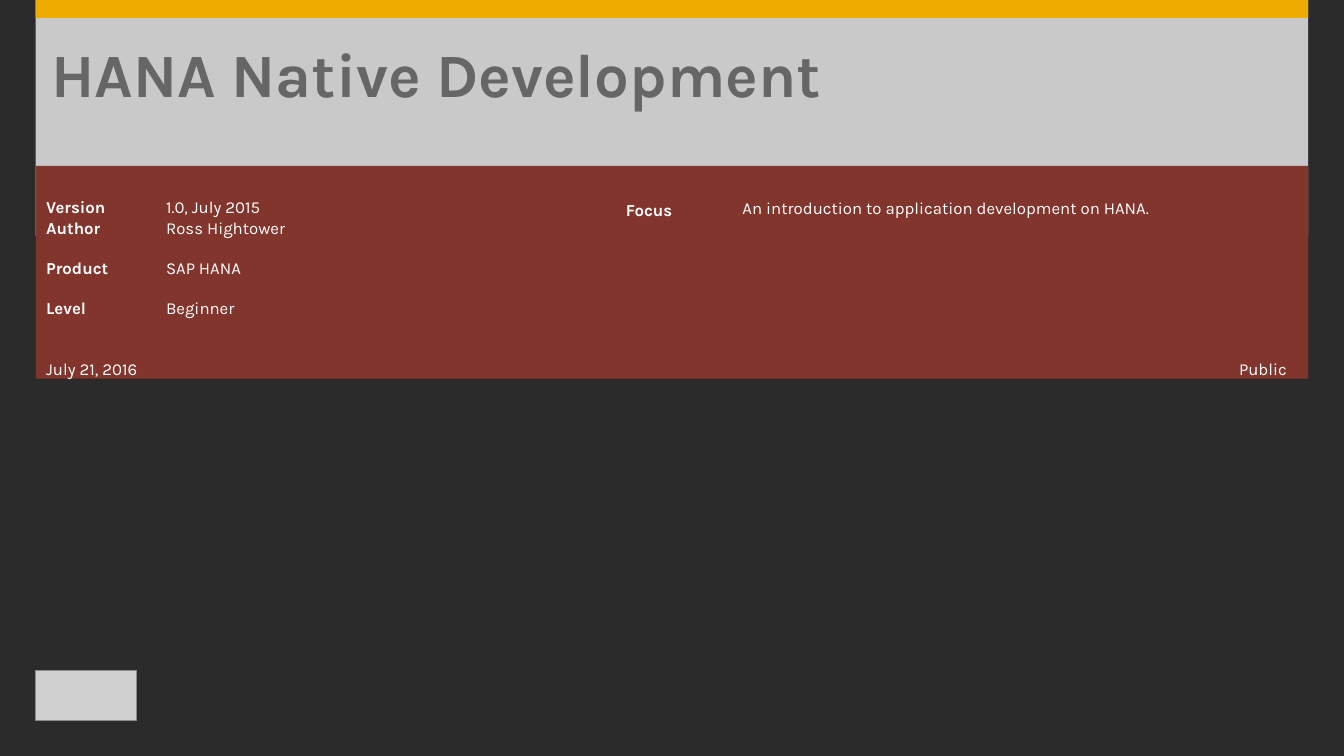
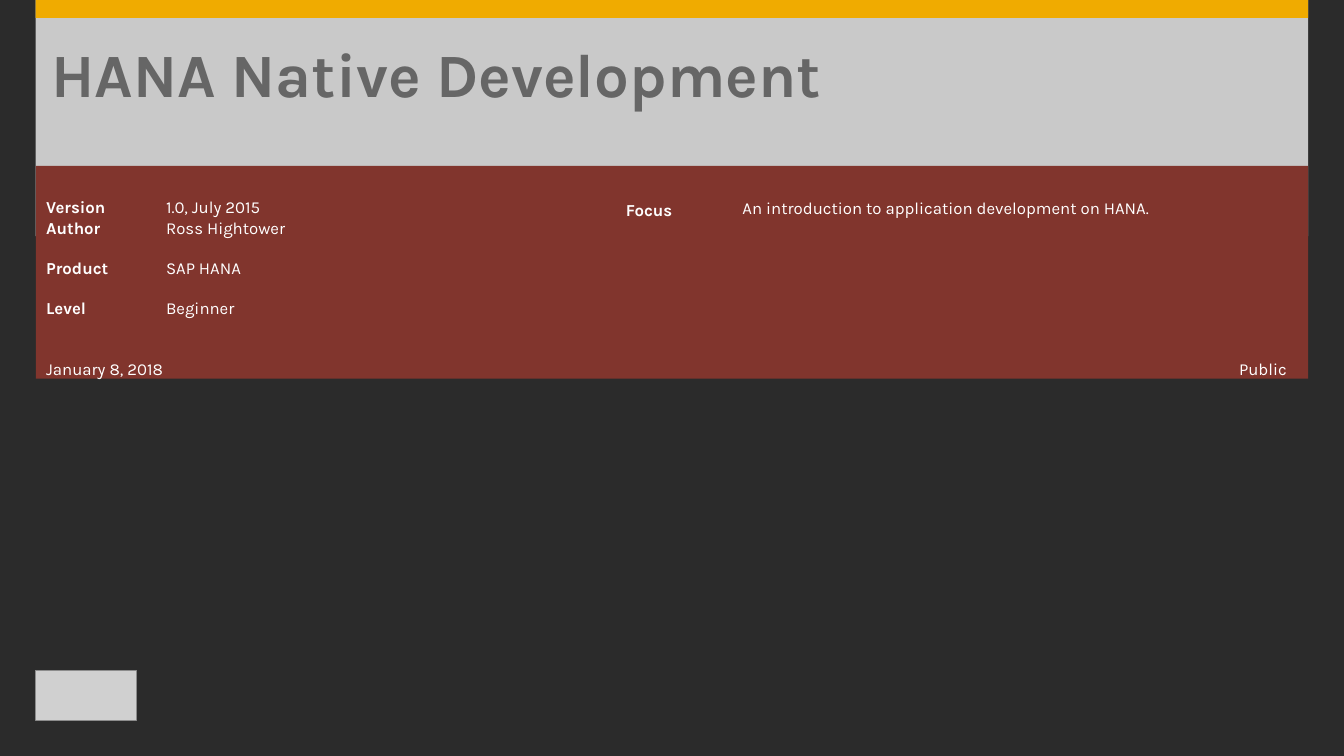
Before and after one commit to rosshigh/UI5, a slide deck: slide 1 of Cases v128/Notes/IntroductiontoHANADevelopment.pptx. Drawn at 1344x756 pixels with LibreOffice and Linux fonts; fonts in the diff are those of the drawing; grey boxes stand for pictures; background and template pictures are left out; a plain dark background stands for a picture behind light text. Boxes give left, top, right and bottom in pixels: in the first picture for what was removed or moved away, otherwise in the second. Text is boxed around its words. In the diff, an @@ line names an element or a change of style, - is before the commit and + after.

```diff
--- a/Cases v128/Notes/IntroductiontoHANADevelopment.pptx
+++ b/Cases v128/Notes/IntroductiontoHANADevelopment.pptx
@@ subtitle at (46,364,162,380): text changed @@
-July 21, 2016
+January 8, 2018
```
Also in this commit, not shown: 1 other slide changed, 1 slide added, 3 other files.
